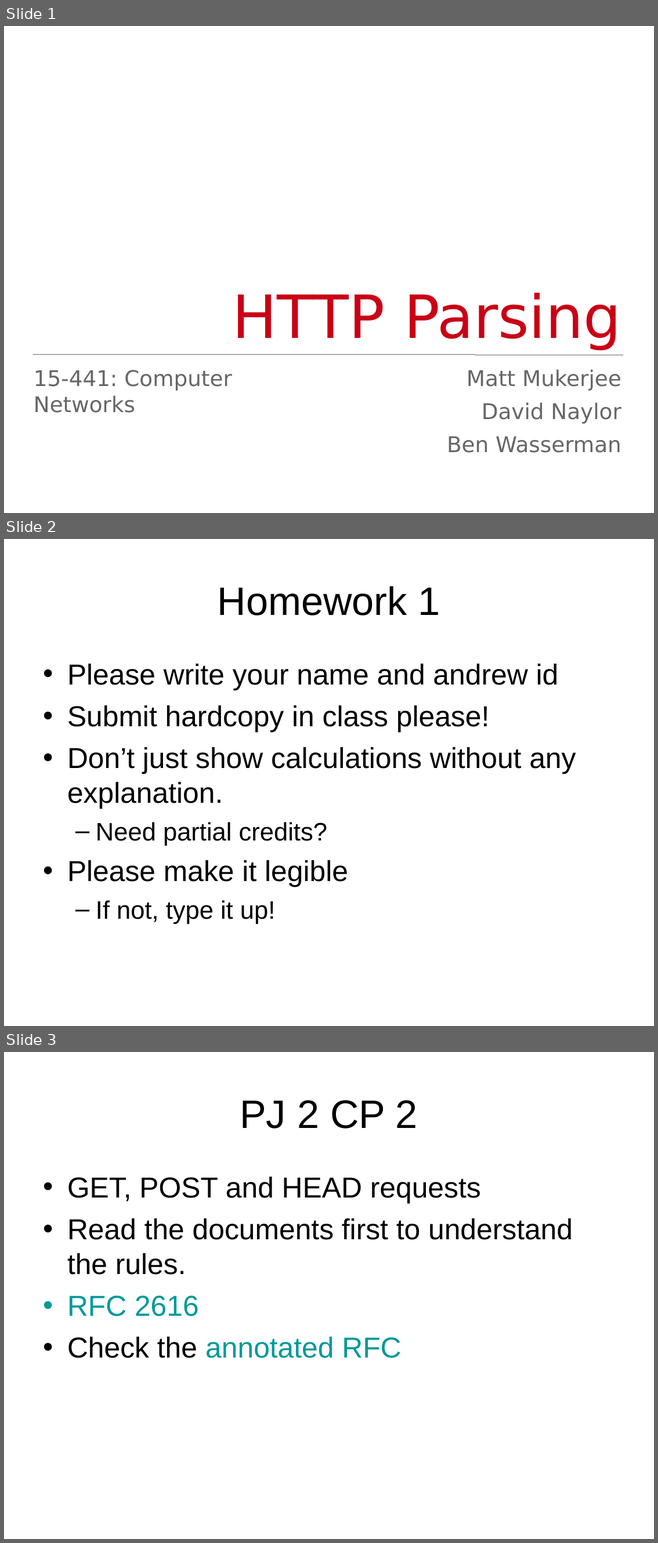
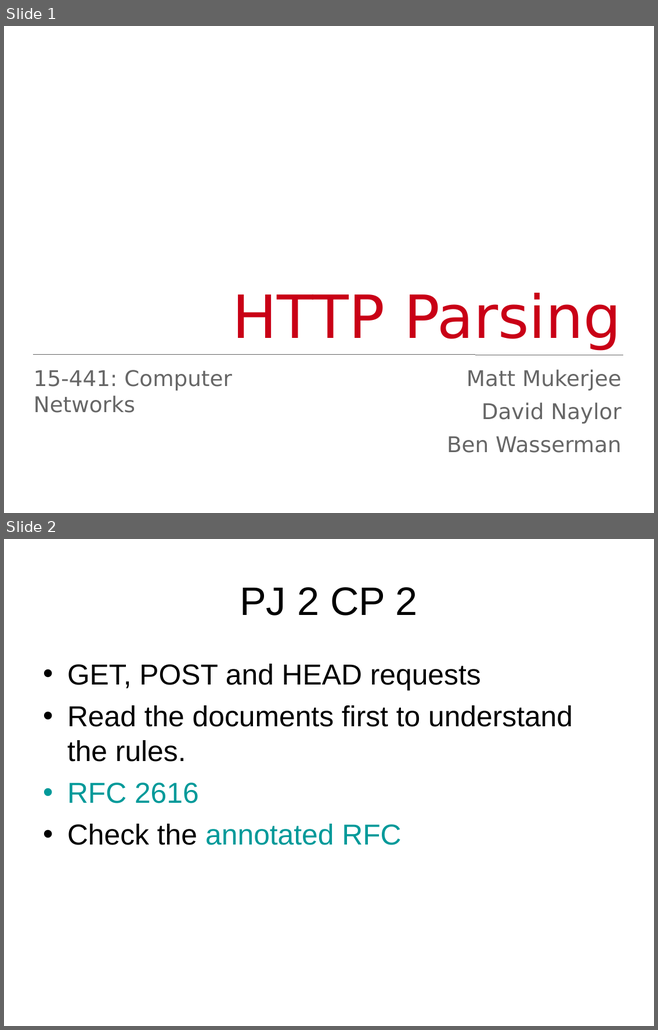
Before and after one commit to Jarvishappy/15-441-Recitation-Sessions, a slide deck: recitation4/src/recitation4-matt.odp. Shown one above the other, each under a label of ours: slides 1, 2 and 3 before the commit, slides 1 and 2 after it. The pictures are 658x1543 and 658x1030 pixels, drawn with LibreOffice and Linux fonts; fonts in the diff are those of the drawing. Boxes give left, top, right and bottom in pixels: in the first picture for what was removed or moved away, otherwise in the second. Text is boxed around its words. In the diff, an @@ line names an element or a change of style, - is before the commit and + after.

```diff
--- a/recitation4/src/recitation4-matt.odp
+++ b/recitation4/src/recitation4-matt.odp
@@ slide 2 removed at (4,539,654,1026), background #FFFFFF @@
@@ title removed at (217,586,440,616) @@
-Homework 1
@@ text removed at (67,664,575,924) @@
-• Please write your name and andrew id
-• Submit hardcopy in class please!
-• Don’t just show calculations without any explanation.
-  – Need partial credits?
-• Please make it legible
-  – If not, type it up!
@@ what was slide 3 is now slide 2 @@
```
Also in this commit, not shown: 3 other files.
